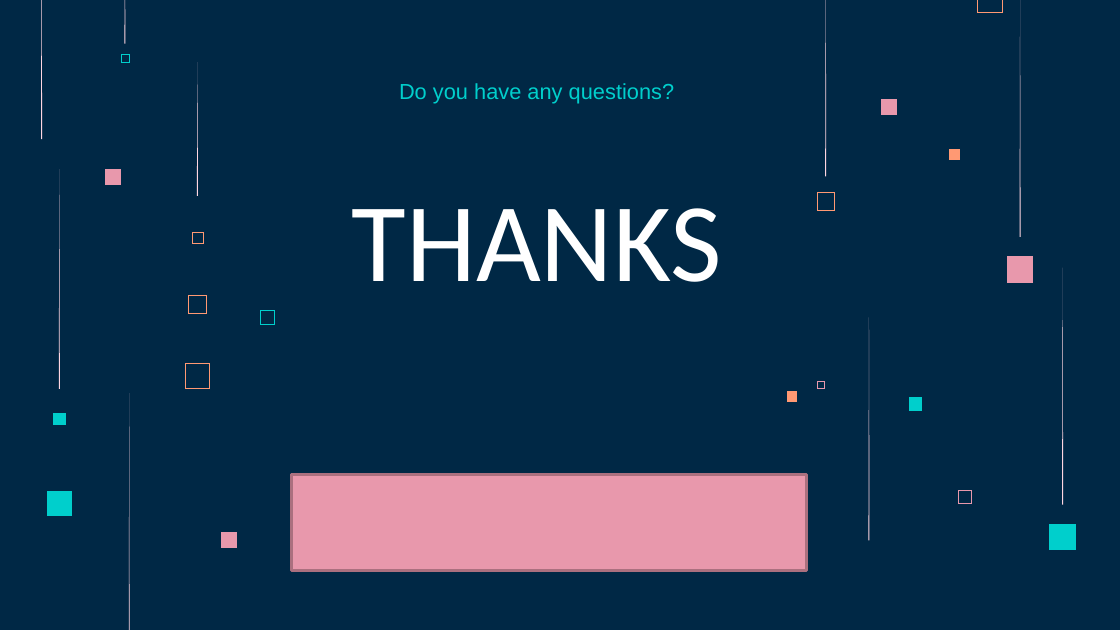
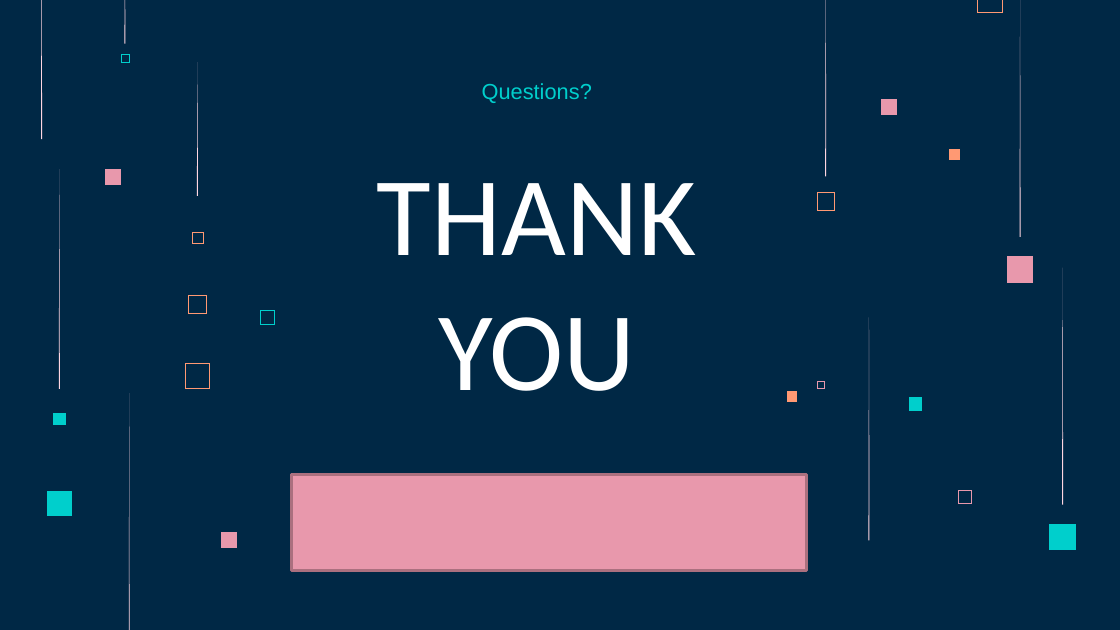
Before and after one commit to ITU-AI-ML-in-5G-Challenge/ML5G-PS-012-Xdding, a slide deck: slide 16 of ML5G-PS-012-Xdding-Presentation.pptx (slide 15 before the commit). Drawn at 1120x630 pixels with LibreOffice and Linux fonts; fonts in the diff are those of the drawing. Boxes give left, top, right and bottom in pixels: in the first picture for what was removed or moved away, otherwise in the second. Text is boxed around its words. In the diff, an @@ line names an element or a change of style, - is before the commit and + after.

```diff
--- a/ML5G-PS-012-Xdding-Presentation.pptx
+++ b/ML5G-PS-012-Xdding-Presentation.pptx
@@ subtitle at box(482, 83, 592, 103): text changed @@
-Do you have any questions?
+Questions?
@@ title at box(377, 183, 696, 391): text changed @@
-THANKS
+THANK
+YOU
```
Also in this commit, not shown: 11 other slides changed, 3 slides added, 2 slides removed, 1 other file.
